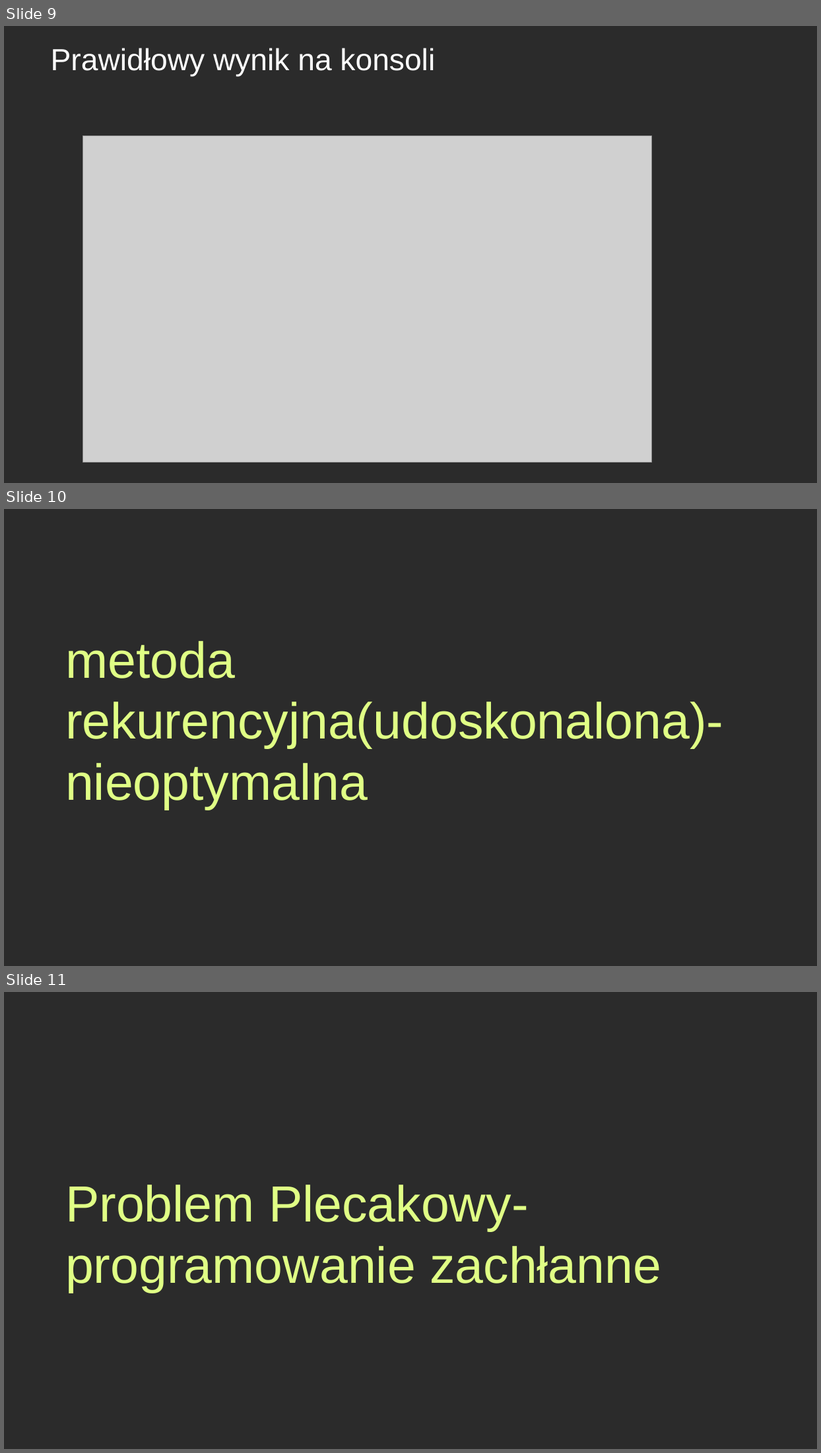
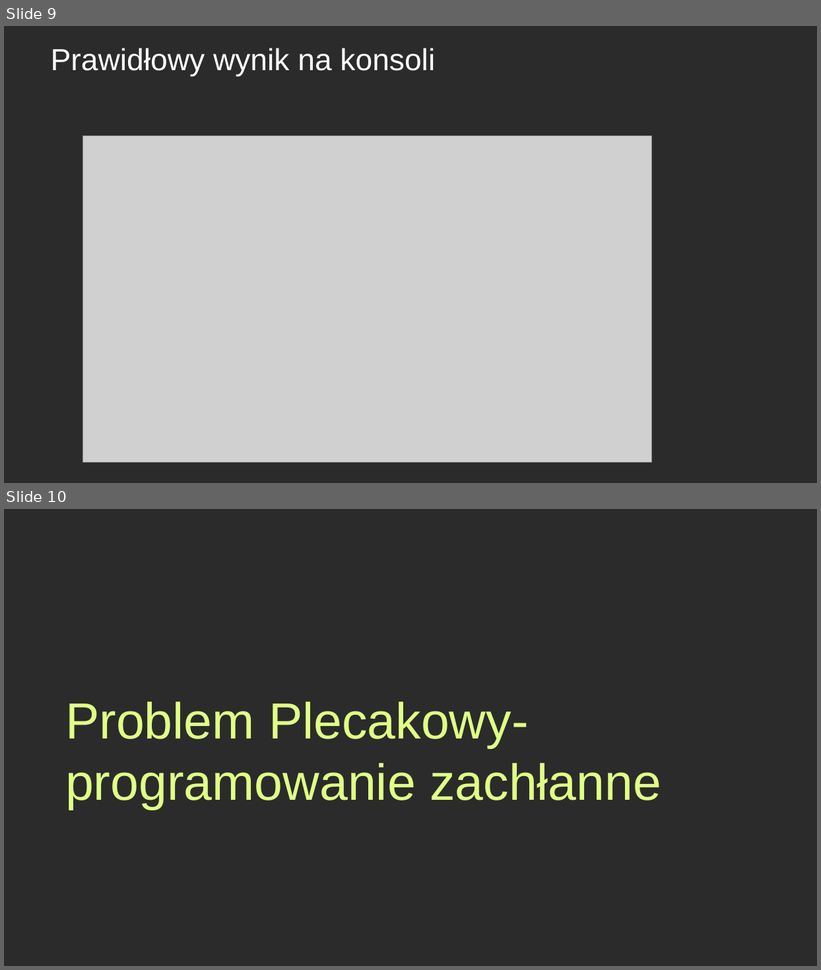
Before and after one commit to Wid-mo/prezentacja, a slide deck: Algorytm plecakowy.pptx. Shown one above the other, each under a label of ours: slides 9, 10 and 11 before the commit, slides 9 and 10 after it. The pictures are 821x1453 and 821x970 pixels, drawn with LibreOffice and Linux fonts; fonts in the diff are those of the drawing; grey boxes stand for pictures; background and template pictures are left out; a plain dark background stands for a picture behind light text. Boxes give left, top, right and bottom in pixels: in the first picture for what was removed or moved away, otherwise in the second. Text is boxed around its words. In the diff, an @@ line names an element or a change of style, - is before the commit and + after.

```diff
--- a/Algorytm plecakowy.pptx
+++ b/Algorytm plecakowy.pptx
@@ slide 10 removed at (4, 509, 817, 966), background picture (left out) @@
@@ title removed at (65, 641, 723, 809) @@
-metoda rekurencyjna(udoskonalona)- nieoptymalna
@@ what was slide 11 is now slide 10 @@
```
Also in this commit, not shown: 6 slides added.
